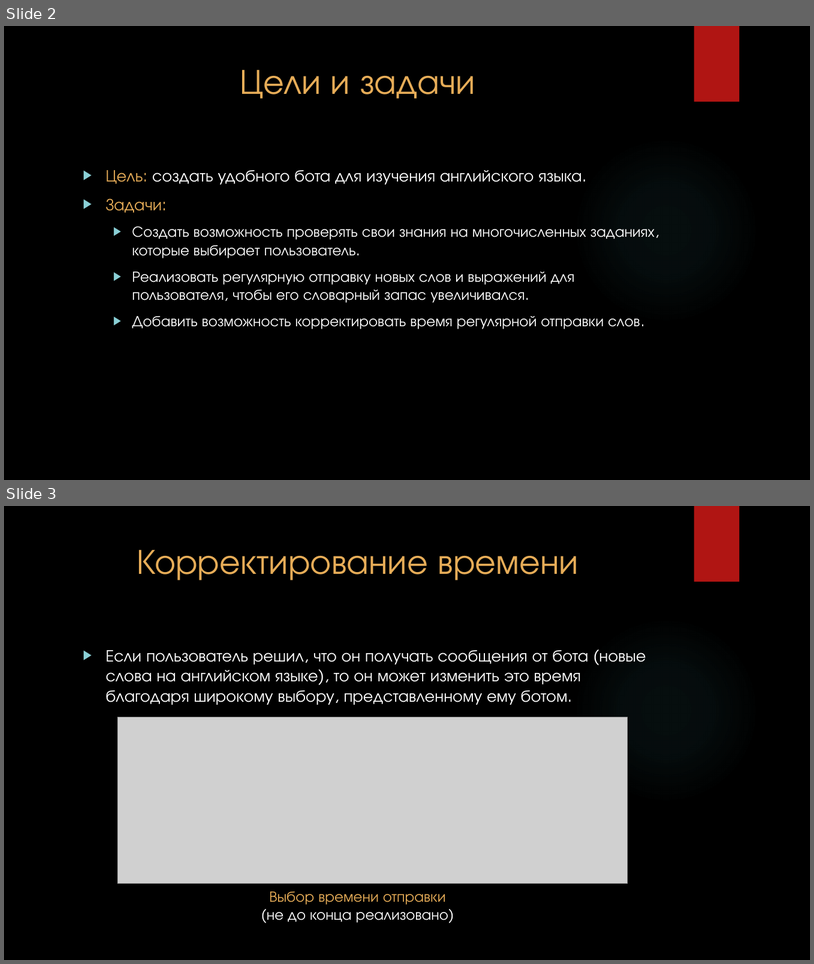
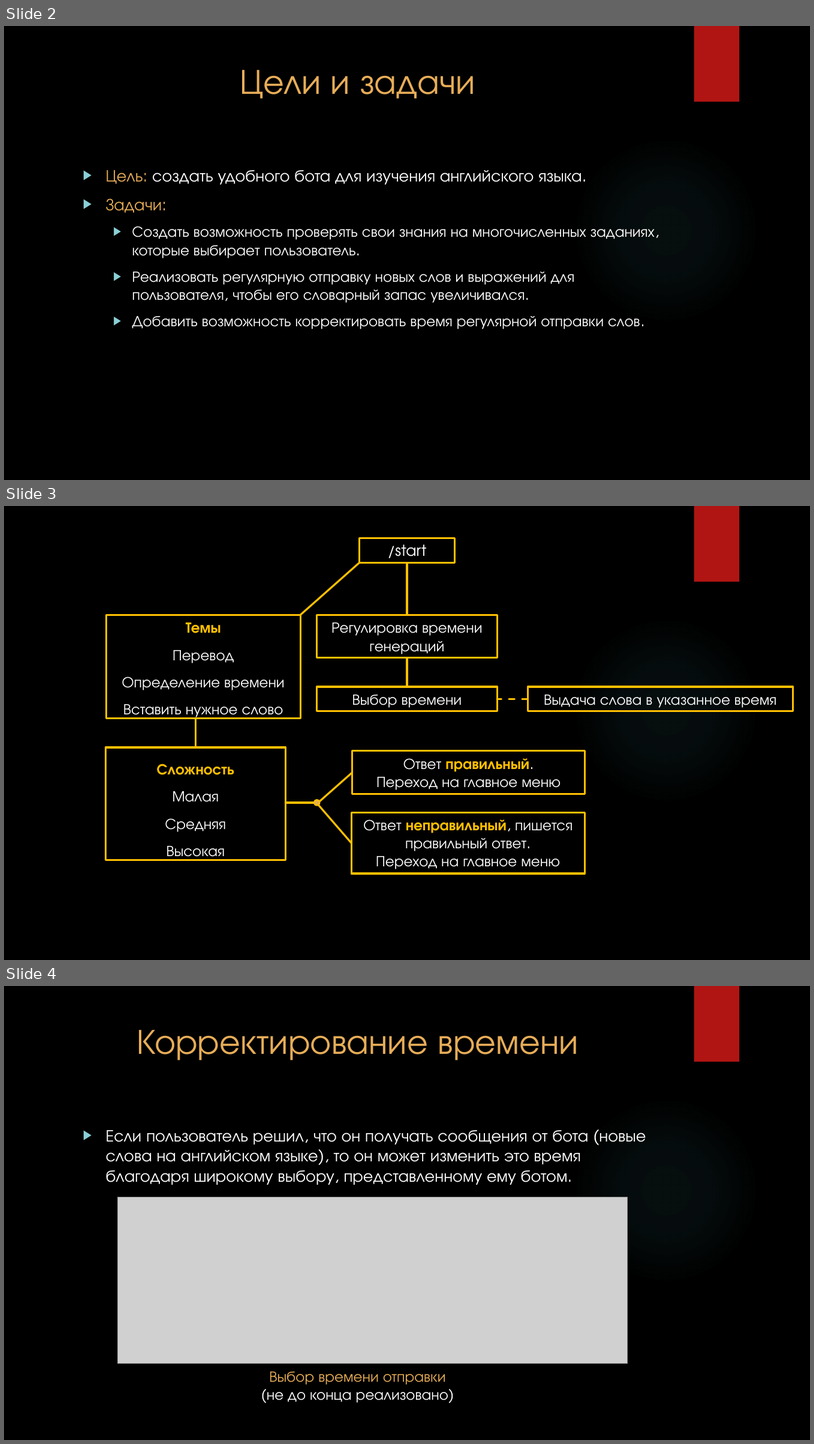
Before and after one commit to ArseniyChaldaev/EzEng, a slide deck: docs/Telegram-бот.pptx. Shown one above the other, each under a label of ours: slides 2 and 3 before the commit, slides 2, 3 and 4 after it. The pictures are 814x964 and 814x1444 pixels, drawn with LibreOffice and Linux fonts; fonts in the diff are those of the drawing; grey boxes stand for pictures; background and template pictures are left out. Boxes give left, top, right and bottom in pixels: in the first picture for what was removed or moved away, otherwise in the second. Text is boxed around its words. In the diff, an @@ line names an element or a change of style, - is before the commit and + after.

```diff
--- a/docs/Telegram-бот.pptx
+++ b/docs/Telegram-бот.pptx
@@ slide 3 added at <box>4,506,810,960</box>, background picture (left out); not listed: 2 template elements that a slide beside it also shows @@
@@ rectangle added at <box>360,538,455,562</box>, outline #FFC000 2.25 pt, 18 pt, text #FFFFFF @@
+/start
@@ line added from (360, 563) to (301, 615), #FFC000 2.25 pt @@
@@ line added from (408, 563) to (408, 615), #FFC000 2.25 pt @@
@@ rectangle added at <box>106,615,301,718</box>, outline #FFC000 2.25 pt, 18 pt, text #FFFFFF @@
+Темы
+Перевод
+Определение времени
+Вставить нужное слово
@@ rectangle added at <box>317,615,498,658</box>, outline #FFC000 2.25 pt, 18 pt, text #FFFFFF @@
+Регулировка времени генераций
@@ line added from (408, 658) to (408, 687), #FFC000 2.25 pt @@
@@ rectangle added at <box>317,687,498,711</box>, outline #FFC000 2.25 pt, 18 pt, text #FFFFFF @@
+Выбор времени
@@ line added from (528, 699) to (498, 699), #FFC000 2.25 pt dashed @@
@@ rectangle added at <box>528,687,794,711</box>, outline #FFC000 2.25 pt, 18 pt, text #FFFFFF @@
+Выдача слова в указанное время
@@ line added from (196, 718) to (196, 747), #FFC000 2.25 pt @@
@@ rectangle added at <box>105,747,286,860</box>, outline #FFC000 2.25 pt, 18 pt, text #FFFFFF @@
+Сложность
+Малая
+Средняя
+Высокая
@@ rectangle added at <box>353,751,585,794</box>, outline #FFC000 2.25 pt, 18 pt, text #FFFFFF @@
+Ответ правильный.
+Переход на главное меню
@@ line added from (353, 772) to (317, 804), #FFC000 2.25 pt @@
@@ line added from (286, 802) to (317, 802), #FFC000 2.25 pt @@
@@ ellipse added at <box>314,799,320,805</box>, fill #E7AD58, outline #FFC000 1.5 pt @@
@@ line added from (351, 843) to (317, 803), #FFC000 2.25 pt @@
@@ rectangle added at <box>351,812,585,873</box>, outline #FFC000 2.25 pt, 18 pt, text #FFFFFF @@
+Ответ неправильный, пишется правильный ответ.
+Переход на главное меню
@@ what was slide 3 is now slide 4 @@
```
Also in this commit, not shown: 2 other files.
